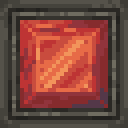
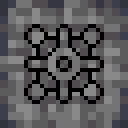
Layered file, before and after one edit (128×128). Changes by layer:
hid group "Ore and Stones" (45 layers) over [0, 0, 128, 128]
hid "EmeraldDense" over [12, 12, 116, 120]
hid "DiamondsDense" over [12, 12, 116, 120]
hid group "Bricks" (42 layers) over [0, 0, 128, 128]
hid "StoneBrickCracked #2" over [0, 0, 128, 128]
hid "Bedrock", moved it into group "Stones" over [0, 0, 128, 128]
added group "Basalt" with 6 layers in group "Nether" over [0, 0, 128, 128]
added layer "polished_basalt_top" in group "Basalt" over [24, 24, 104, 104]
added layer "polished_basalt_top.png" in group "Basalt" over [0, 0, 128, 128]
added layer "basalt_side" in group "Basalt" over [0, 0, 128, 128]
